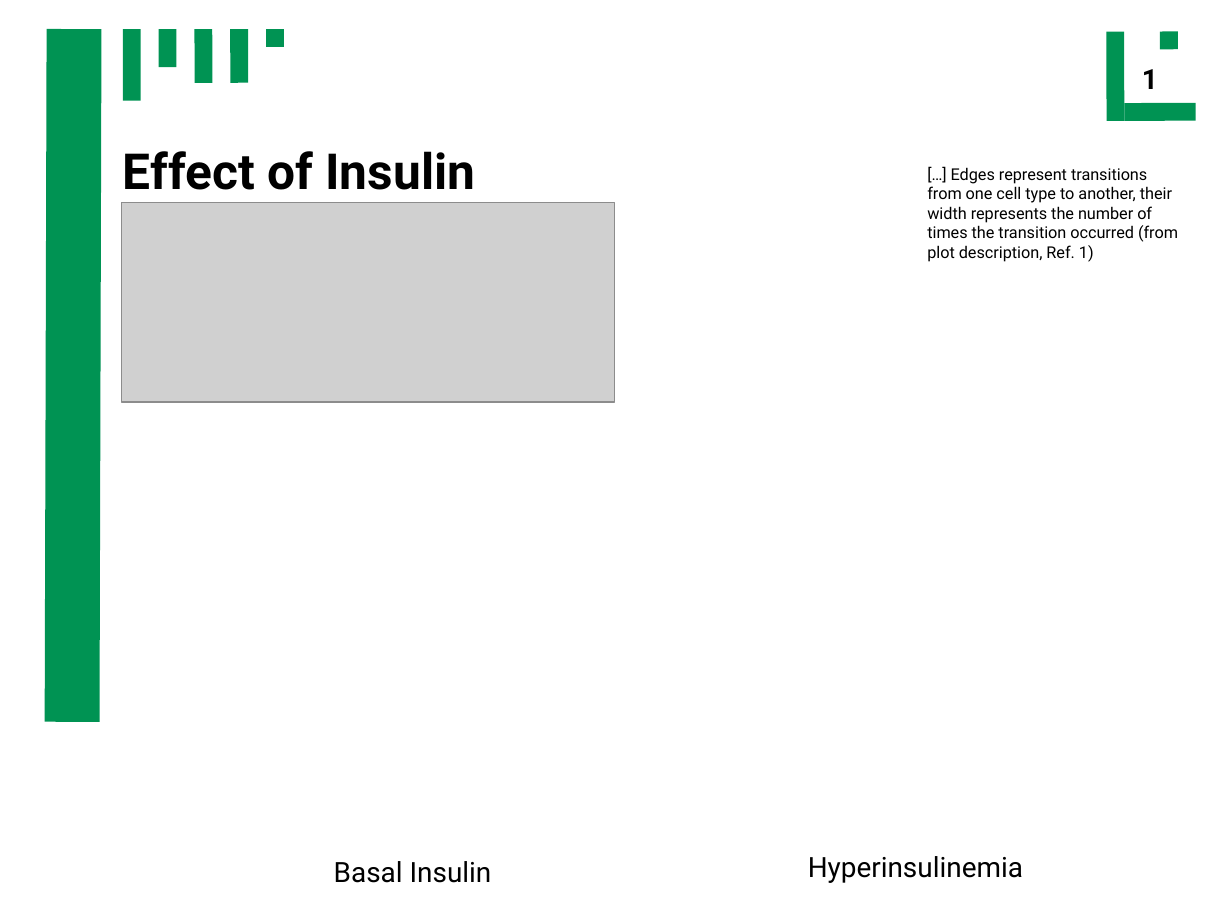
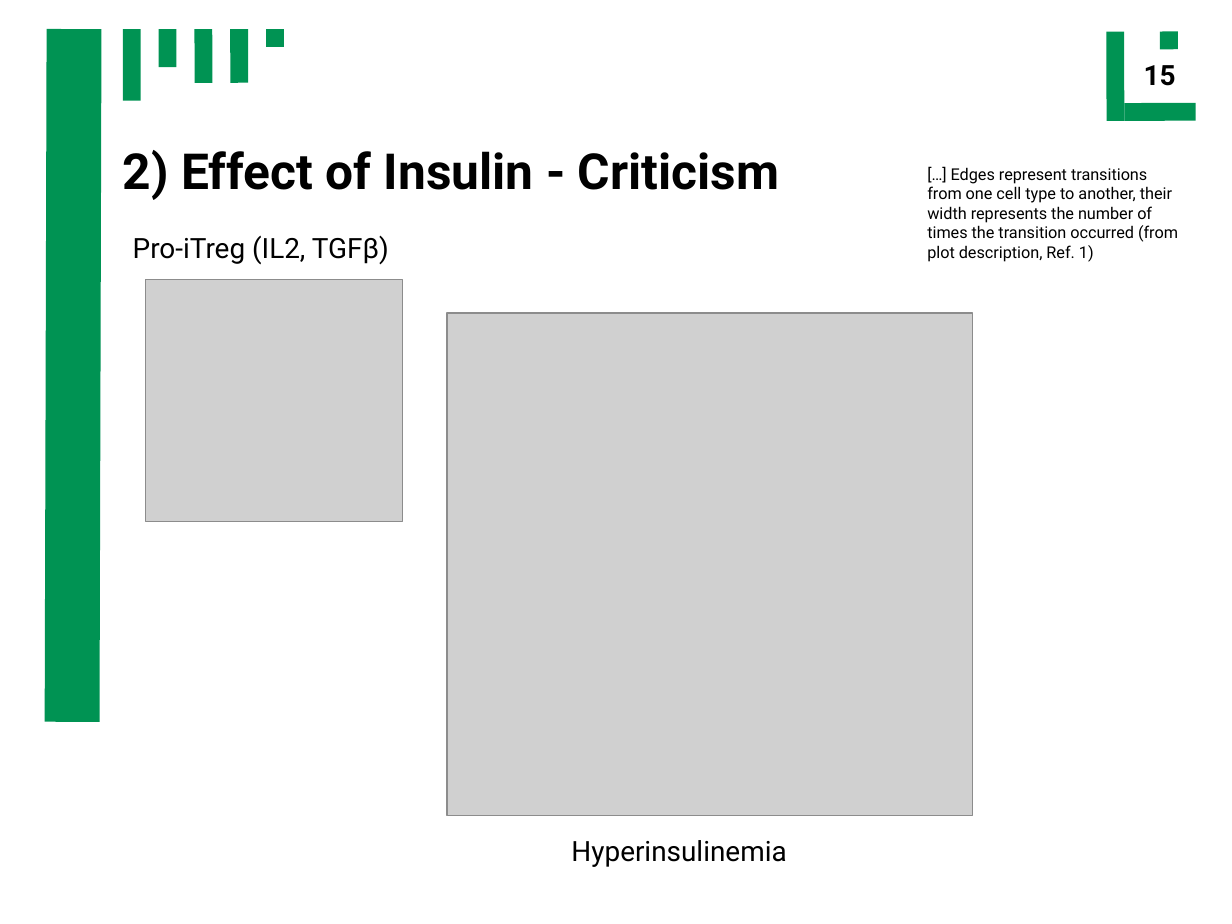
Before and after one commit to ch4perone/HaveFunWithSysBio, a slide deck: slide 15 of presentation.odp (slide 17 before the commit). Drawn at 1232x924 pixels with LibreOffice and Linux fonts; fonts in the diff are those of the drawing; grey boxes stand for pictures. Boxes give left, top, right and bottom in pixels: in the first picture for what was removed or moved away, otherwise in the second. Text is boxed around its words. In the diff, an @@ line names an element or a change of style, - is before the commit and + after.

```diff
--- a/presentation.odp
+++ b/presentation.odp
@@ text removed at (1142,69,1158,89) @@
-1
@@ page number added at (1144,65,1176,86), 18 pt, text #000000, bold @@
+15
@@ title at (123,150,779,200): text changed @@
-Effect of Insulin
+2) Effect of Insulin - Criticism
@@ text added at (133,236,389,264), 18 pt, text #000000 @@
+Pro-iTreg (IL2, TGFβ)
@@ picture: place and size @@
-picture at (121,202,615,402)
+picture at (145,279,402,521)
@@ picture added at (447,313,973,816) @@
@@ text "Hyperinsulinemia": place and size @@
-text "Hyperinsulinemia" at (808,856,1023,883)
+text "Hyperinsulinemia" at (571,840,786,867)
@@ text removed at (334,861,492,883) @@
-Basal Insulin
```
Also in this commit, not shown: 23 other slides changed, 9 slides added, 3 slides removed, 6 other files.
